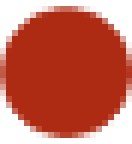
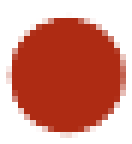
Layered file, before and after one edit (w=132, h=144). Changes by layer:
added layer "Pasted Layer #1" above "Pasted Layer" over [6,12,126,138]
painted on "Pasted Layer" over [0,6,132,138]
